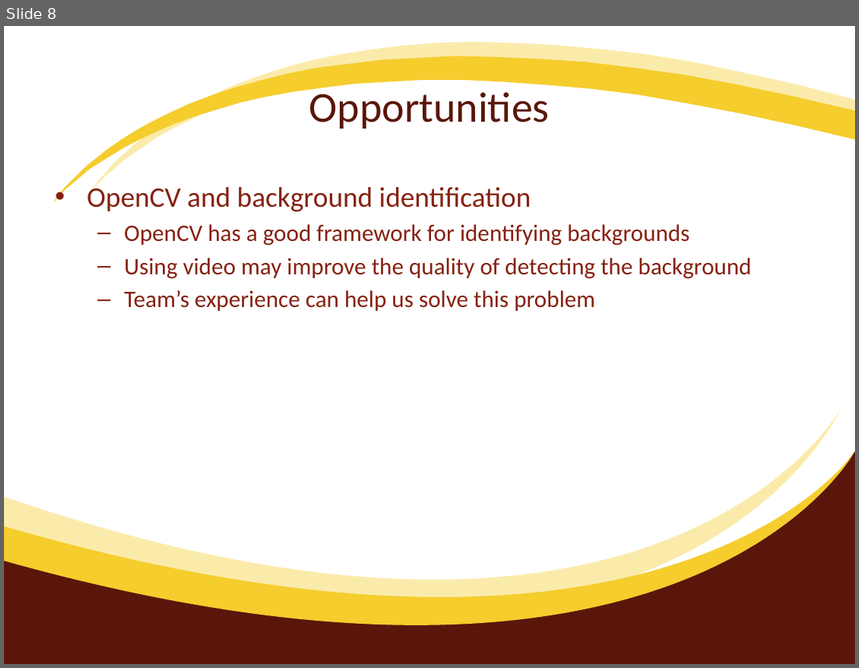
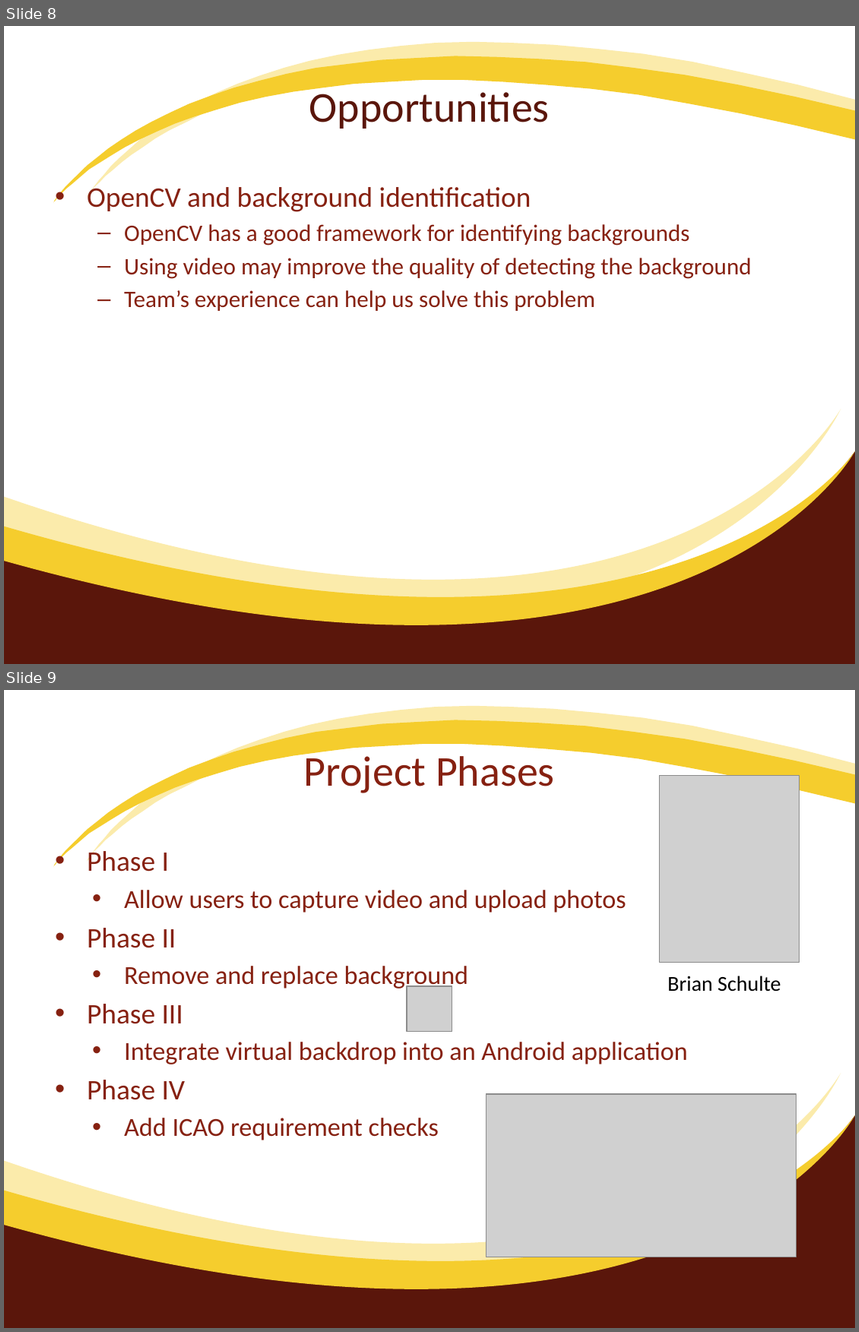
Before and after one commit to ejezisek/vision, a slide deck: Presentation/Virtual.Backdrop.pptx. Shown one above the other, each under a label of ours: slide 8 before the commit, slides 8 and 9 after it. The pictures are 859x668 and 859x1332 pixels, drawn with LibreOffice and Linux fonts; fonts in the diff are those of the drawing; grey boxes stand for pictures. Boxes give left, top, right and bottom in pixels: in the first picture for what was removed or moved away, otherwise in the second. Text is boxed around its words. In the diff, an @@ line names an element or a change of style, - is before the commit and + after.

```diff
--- a/Presentation/Virtual.Backdrop.pptx
+++ b/Presentation/Virtual.Backdrop.pptx
@@ slide 9 added at (4, 690, 855, 1328), background #FFFFFF; not listed: 5 template elements that a slide beside it also shows @@
@@ title added at (304, 750, 555, 793), 36 pt, text #862110 @@
+Project Phases
@@ picture added at (659, 776, 799, 962) @@
@@ text added at (87, 847, 688, 1141), 22 pt, text #862110 @@
+• Phase I
+    • Allow users to capture video and upload photos
+• Phase II
+    • Remove and replace background
+• Phase III
+    • Integrate virtual backdrop into an Android application
+• Phase IV
+    • Add ICAO requirement checks
@@ text added at (667, 976, 781, 992), 18 pt, text #000000 @@
+Brian Schulte
@@ picture added at (407, 986, 452, 1031) @@
@@ picture added at (487, 1094, 797, 1258) @@
```
Also in this commit, not shown: 4 slides changed.
